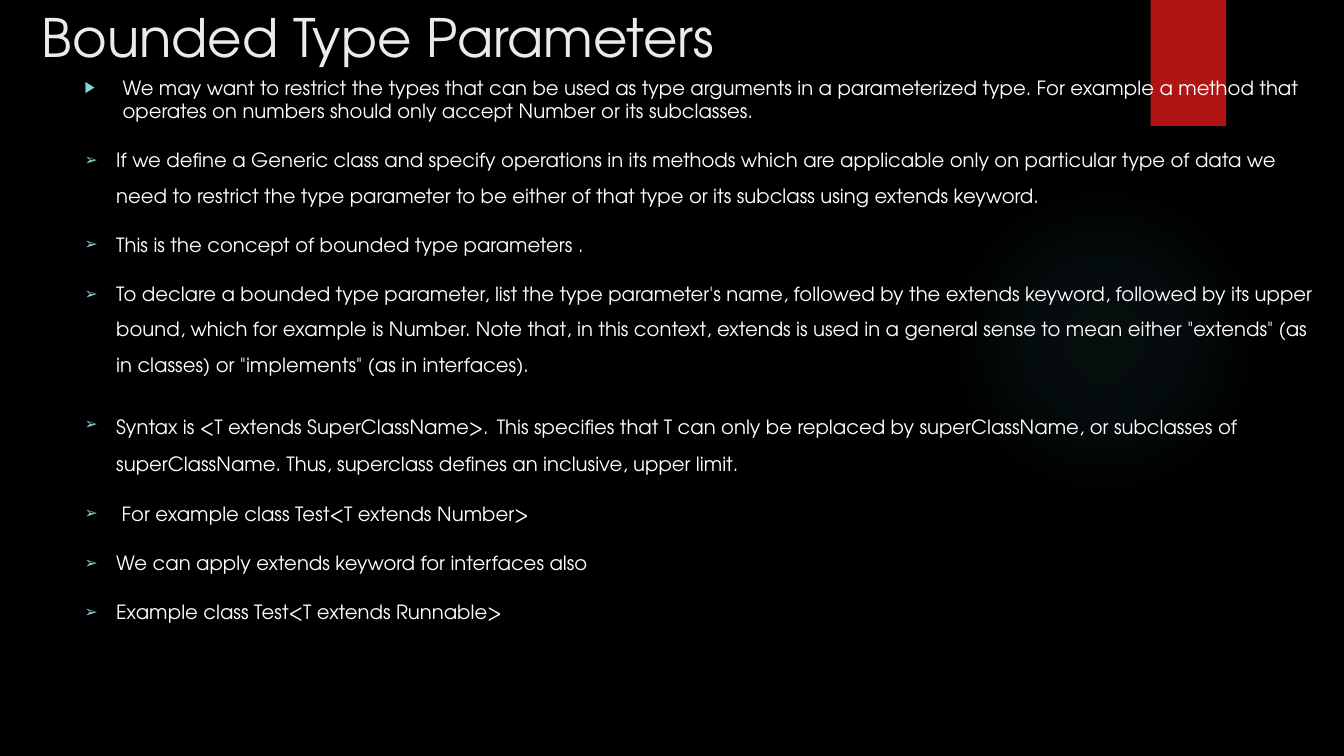
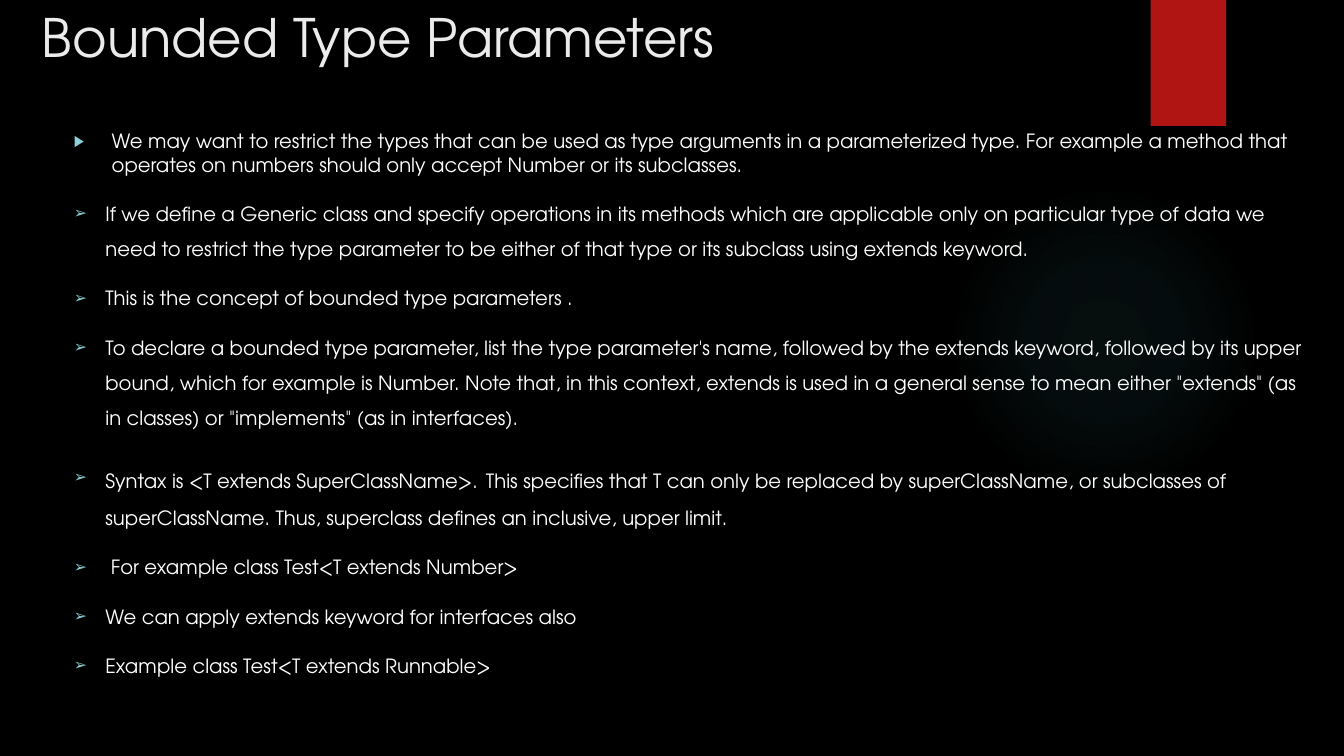
Before and after one commit to rudhrainfogain/JavaGenerics, a slide deck: slide 21 of src/main/resources/JavaGenerics.pptx. Drawn at 1344x756 pixels with LibreOffice and Linux fonts; fonts in the diff are those of the drawing; background and template pictures are left out. Boxes give left, top, right and bottom in pixels: in the first picture for what was removed or moved away, otherwise in the second. Text is boxed around its words. In the diff, an @@ line names an element or a change of style, - is before the commit and + after.

Commit message:
Examples till Raw Types

```diff
--- a/src/main/resources/JavaGenerics.pptx
+++ b/src/main/resources/JavaGenerics.pptx
@@ text "We may want to restrict ..." rewrapped from [116,74,1312,623] to [105,133,1301,677] @@
```
Also in this commit, not shown: 3 other slides changed, 6 other files.
